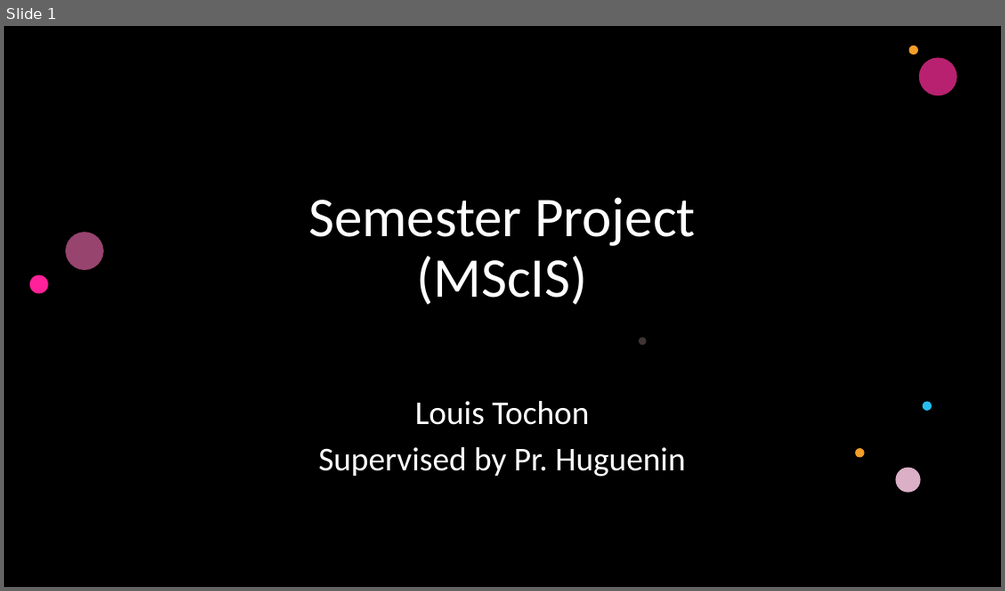
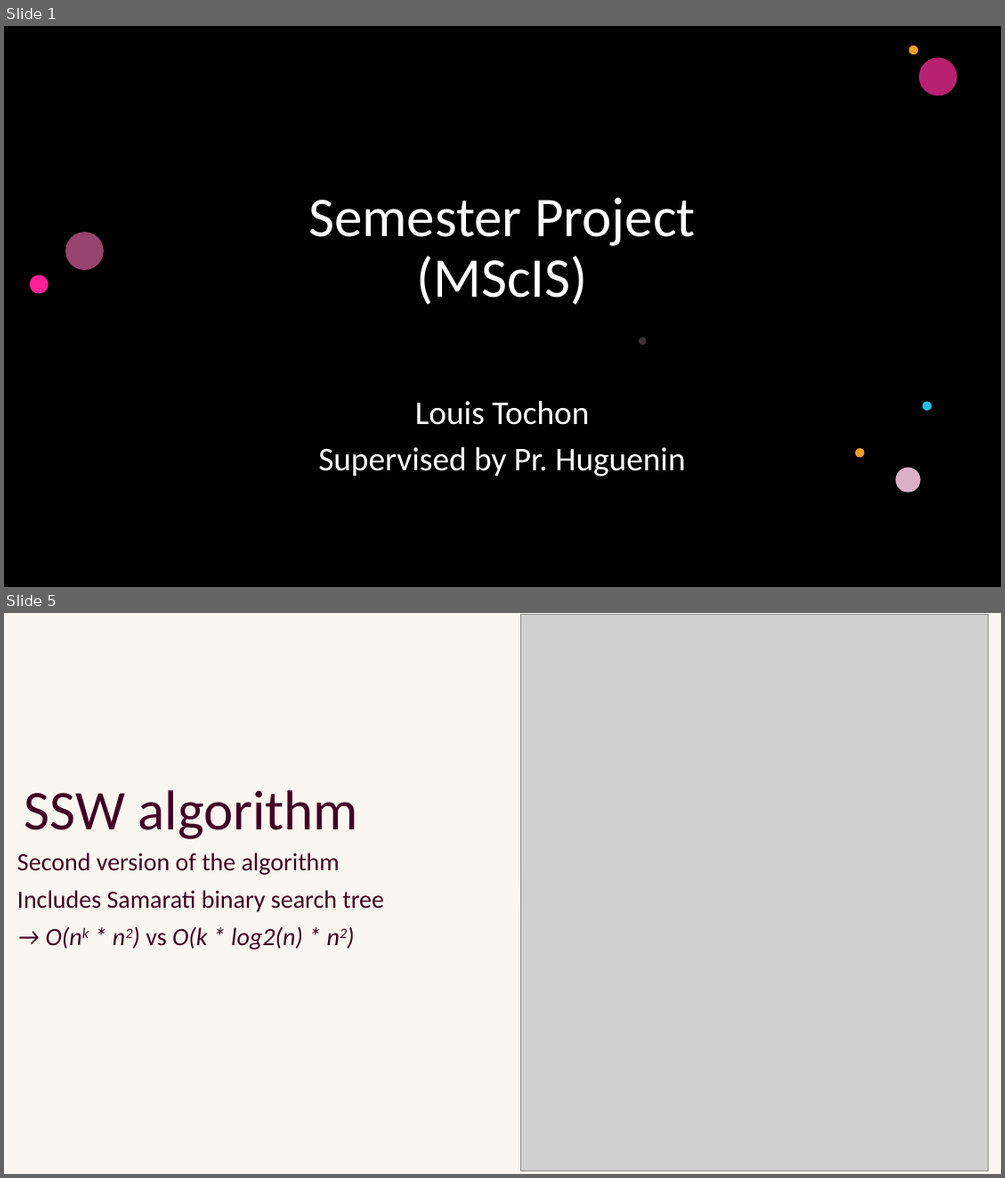
Before and after one commit to Ltochon/k-anon_tool, a slide deck: presentation/Présentation_1.pptx. Shown one above the other, each under a label of ours: slide 1 before the commit, slides 1 and 5 after it; the slides between them are not shown. The pictures are 1005x591 and 1005x1178 pixels, drawn with LibreOffice and Linux fonts; fonts in the diff are those of the drawing; grey boxes stand for pictures; background and template pictures are left out; a plain dark background stands for a picture behind light text. Boxes give left, top, right and bottom in pixels: in the first picture for what was removed or moved away, otherwise in the second. Text is boxed around its words. In the diff, an @@ line names an element or a change of style, - is before the commit and + after.

```diff
--- a/presentation/Présentation_1.pptx
+++ b/presentation/Présentation_1.pptx
@@ slide 5 added at (4,613,1001,1174), background #FFFFFF; not listed: 4 template elements that a slide beside it also shows @@
@@ rectangle added at (4,613,1001,1174), fill #FFFFFF @@
@@ rectangle added at (4,613,1001,1174), fill #F0E2D3 at 30% opacity @@
@@ picture added at (521,615,988,1171) @@
@@ ellipse added at (518,658,988,1128), fill #FFFFFF @@
@@ title added at (24,790,358,839), 54 pt, text #420023 @@
+SSW algorithm
@@ subtitle added at (17,852,384,949), 24 pt, text #420023 @@
+Second version of the algorithm
+Includes Samarati binary search tree
+→ O(nk * n2) vs O(k * log2(n) * n2)
```
Also in this commit, not shown: 3 slides changed, 3 other slides added, 2 slides removed, 5 other files.
